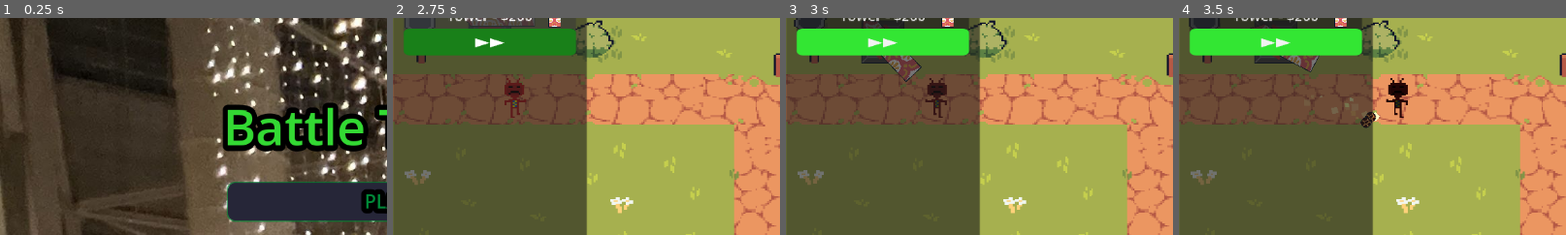
Above: before the commit, frames 1-4 (left to right).
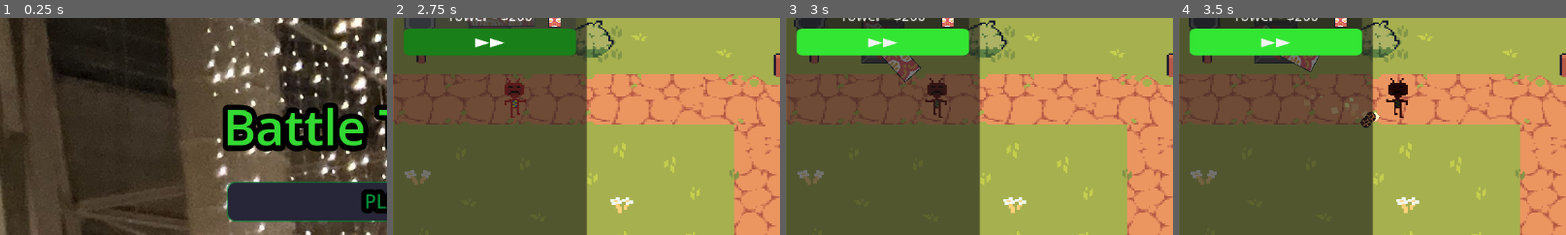
Above: after the commit, the same moments.

Repository: Matthewfrogman/Battle_towers
Game: Godot game, scene res://scenes/main_menu.tscn
The game is run twice, just before and just after one commit, with the same random seed, the same clock (stepped at 60 frames per second) and the same inputs.
Inputs:
- Up to frame 1 (0.25 s): no input
- Up to frame 2 (2.75 s): click "PLAY" at 0.5 s; click "PLAY" at 1.25 s; click "Tower - $200" at 2 s
- Up to frame 3 (3 s): click "▶▶" at 2.75 s
- Up to frame 4 (3.5 s): no input
The pictures show only the part of the screen within x 0-50%, y 11-61%; the shares and areas given below are measured in that part.

Frames 1-2 are identical in both runs. In frame 3, 0.2% of the frame differs, in the area x 19-36%, y 4-30%; in frame 4, nothing differs.

Commit message:
Moved the basic_tower stuff to tower

Diff:
--- a/Towers/basic_tower.gd
+++ b/Towers/basic_tower.gd
@@ -1,10 +1,3 @@
 extends Tower
 
-
-func _process(delta: float) -> void:
-	super(delta)
-	if mode == "placed":
-
-		cannon_scene.rotation = angle
-		#an extra option if needed
-		#cannon_scene.look_at(lookingat)
+#eventually add in all the upgrades
--- a/Towers/tower.gd
+++ b/Towers/tower.gd
@@ -42,6 +42,10 @@
 			mode = "placed"
 
 	if mode == "placed":
+		cannon_scene.rotation = angle
+		#an extra option if needed
+		#cannon_scene.look_at(lookingat)
+
 		#get the difference between x and y coords with the closest enemy
 		#gives us an angle in radians!!
 		for enemy in range_scene.get_overlapping_bodies():
@@ -50,6 +54,7 @@
 			var hyp = (adj**2 + opp**2)**0.5
 			angle = atan2(-opp, -adj)
 			lookingat = enemy.global_position
+
 
 		if len(range_scene.get_overlapping_bodies()) > 0:
 			sees_enemy = true
